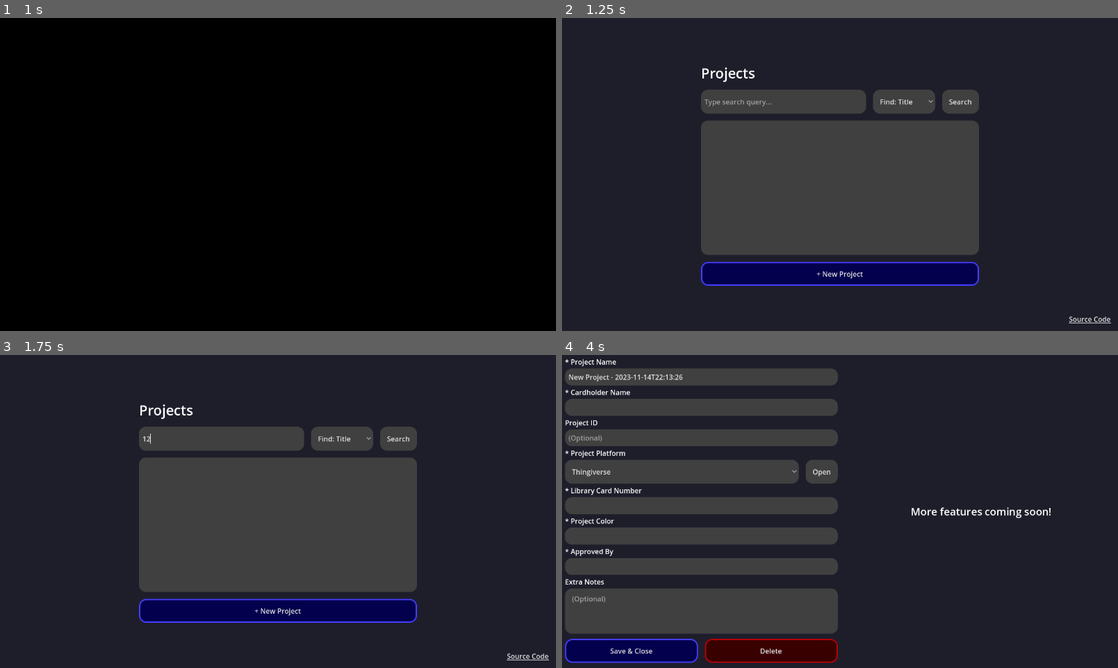
Above: before the commit, frames 1-4 (two rows, left to right).
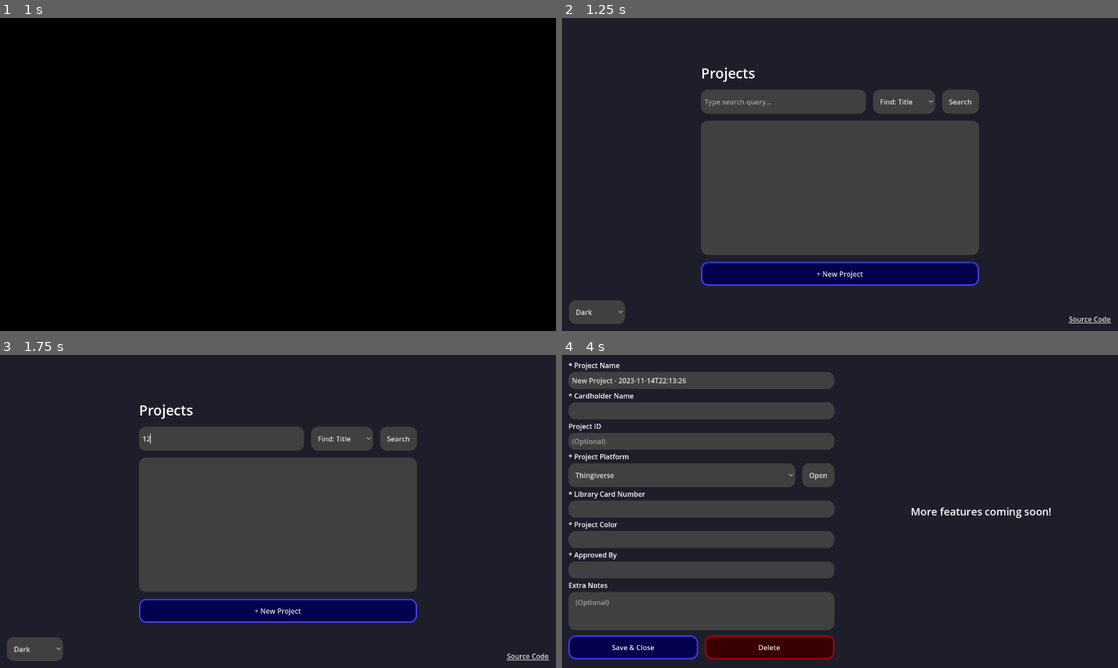
Above: after the commit, the same moments.

Repository: Laserology/Lbry-2
Game: Godot game, scene res://UI/Startup.tscn
Same seed, same stepped clock (60 frames per second), same inputs: the game is played once before the commit and once after it.
Inputs (mouse positions are in pixels of both pictures, inside the frame that each line leads up to):
- Up to frame 1 (1 s): no input
- Up to frame 2 (1.25 s): no input
- Up to frame 3 (1.75 s): click (166, 430) at 1.27 s; type "12" at 1.35 s
- Up to frame 4 (4 s): click "Search" at 2 s; click (589, 617) at 2.75 s, where only the run after the commit has a clickable "Dark"; click "+ New Project" at 3.5 s

Frame 1 is identical in both runs. In frame 2, 0.7% of the frame differs, in the area x 1-12%, y 90-98%; in frame 3, 0.7%; in frame 4, 12%, in the area x 0-50%, y 1-99%.

Commit message:
Theme support, Improved logic

Diff:
--- a/Scripts/Main.gd
+++ b/Scripts/Main.gd
@@ -1,11 +1,16 @@
 extends Control
 
 func _ready() -> void:
+	var ThemeIndex: int = Storage.DB.get_value(Constants.RESERVED_SECTION, Constants.THEME_SETTING, 0)
+	%ThemeSelector.ThemeSelected(ThemeIndex)
+	%ThemeSelector.select(ThemeIndex)
+
 	# Load projects into main view.
 	LoadProjects()
 	print("[main]: Loaded " + str(%ProjectList.item_count) + " projects from '" + Storage.SavePath + "'.")
 
 func SortProjects(Query: String, SortBy: Constants.SearchBy) -> void:
+	LoadProjects()
 	%ProjectList.clear()
 	Query = Query.to_lower()
 
@@ -42,6 +47,7 @@
 		%ProjectList.add_item(I)
 
 func SearchClicked() -> void:
+	LoadProjects()
 	%SearchButton.hide()
 	%ClearButton.show()
 	SortProjects(%SearchBox.text, %SortMode.selected)
@@ -53,5 +59,6 @@
 	LoadProjects()
 
 func _exit_tree() -> void:
+	%ProjectDetails.Close()
 	print("[main]: Tree is exiting...")
 	Storage.Unlock()
--- a/Scripts/ProjectDetails.gd
+++ b/Scripts/ProjectDetails.gd
@@ -34,6 +34,11 @@
 # Runs when the "Save & Close" button is pressed.
 func ProjectDetailsClose() -> void:
 	# Save new values to storage.
+	for N in Storage.GetProjectNames():
+		if %ProjectName.text == N && IsNewProject:
+			Dialog.ShowMessagePopup("Warning", "A project with this name already exists!", "Cancel")
+			return
+
 	if !%ProjectName.text.is_empty():
 		# Delete old entry if it was renamed.
 		#if OriginalSelection != %ProjectName.text && !OriginalSelection.is_empty():
@@ -52,11 +57,6 @@
 
 		# Save new details & Reload main menu.
 		Storage.Reload()
-
-	# Load projects into main view.
-	%ProjectList.clear()
-	for I in Storage.GetProjectNames():
-		%ProjectList.add_item(I)
 
 	if %CardNumber.text.is_empty():
 		Dialog.ShowMessagePopup("Alert", "You didn't enter any library card number!")
@@ -79,15 +79,14 @@
 
 # Ask user to confirm deletion.
 func DeletePressed() -> void:
+	if IsNewProject:
+		Close()
+		return
+
 	if ConfirmDelete:
 		print("[main]: Removing '" + %ProjectName.text + "'...")
 		Storage.DB.erase_section(%ProjectName.text)
 		Storage.DB.save(Storage.SavePath)
-
-		# Load projects into main view.
-		%ProjectList.clear()
-		for I in Storage.GetProjectNames():
-			%ProjectList.add_item(I)
 		Close()
 	else:
 		%Delete.text = "Press again to confirm"
@@ -111,6 +110,7 @@
 func Open() -> void:
 	# Slide to the project menu.
 	Animate.SlideTo(%ProjectDetails, Vector2(0, 0), 0.5)
+	%Main.LoadProjects()
 
 # Close project menu animation.
 func Close() -> void:
@@ -119,6 +119,7 @@
 	%Delete.text = "Delete"
 	ConfirmDelete = false
 	IsNewProject = false
+	%Main.LoadProjects()
 
 # Clears all fields in the project view.
 func Clear() -> void:
--- a/Scripts/Startup.gd
+++ b/Scripts/Startup.gd
@@ -11,8 +11,8 @@
 func PreLoad() -> void:
 	Storage.OpenDatabase()
 
+	get_window().borderless = false
 	get_window().size = Vector2i(1280, 720)
-	get_window().borderless = false
 	get_window().move_to_center()
 
 	# Switch to the main screen.
--- a/Scripts/Themes.gd
+++ b/Scripts/Themes.gd
@@ -1,7 +1,48 @@
-extends Node
+extends OptionButton
 
-var ColorTerracotta: Color = Color.from_string("#16030b", Color.BLACK)
-var ColorNormal: Color = Color.from_string("#1e1e2b", Color.BLACK)
+static var ColorTerracotta: Color = Color.from_string("#16030b", Color.BLACK)
+static var ColorNormal: Color = Color.from_string("#1e1e2b", Color.BLACK)
+static var ColorLight: Color = Color.WHITE
 
-func Apply(ThemeName: String) -> void:
-	pass
+# Runs when a new theme is selected in the dropdown.
+func ThemeSelected(Index) -> void:
+	print("[main] Setting new theme...")
+	var ReplacementA: Theme
+	var ReplacementD: Theme
+	var Replacement: Theme
+
+	match Index:
+		0:
+			%Main.color = ColorNormal
+			%ProjectDetails.color = ColorNormal
+			Replacement = preload("res://Assets/Common.tres")
+			ReplacementA = preload("res://Assets/ButtonAccept.tres")
+			ReplacementD = preload("res://Assets/ButtonReject.tres")
+		1:
+			%Main.color = ColorLight
+			%ProjectDetails.coThemeslor = ColorLight
+		2:
+			%Main.color = ColorTerracotta
+			%ProjectDetails.color = ColorTerracotta
+			Replacement = preload("res://Assets/Common Terracotta.tres")
+			ReplacementA = preload("res://Assets/ButtonAccept Terracotta.tres")
+			ReplacementD = preload("res://Assets/ButtonReject Terracotta.tres")
+		_: return
+
+	# Write theme settings to config file.
+	Storage.DB.set_value(Constants.RESERVED_SECTION, Constants.THEME_SETTING, Index)
+	Storage.Reload()
+
+	ApplyToAll(%Main.get_parent(), Replacement)
+	%NewProject.theme = ReplacementA
+	%Save.theme = ReplacementA
+	%Delete.theme = ReplacementD
+
+# Applies a selected theme to all controls in the scene. Internal use only.
+static func ApplyToAll(Target: Node, Value: Theme) -> void:
+	for N in Target.get_children():
+		if N.get_child_count() > 0:
+			ApplyToAll(N, Value)
+		else:
+			if N is Control:
+				N.theme = Value
--- a/Scripts/Constants.gd
+++ b/Scripts/Tools/Constants.gd
@@ -6,6 +6,7 @@
 # Special reserved section not to use.
 const RESERVED_SECTION = "LOADER_CONFIG_SECTION_DO_NOT_USE"
 const LOCK_CONST = "SOFTWARE_SECONDARY_OPEN_LOCK"
+const THEME_SETTING = "SOFTWARE_THEME_SETTING"
 
 # Common names for every listing.
 const CARD_HOLDER = "CardHolder"
--- a/Scripts/Storage.gd
+++ b/Scripts/Tools/Storage.gd
@@ -14,7 +14,6 @@
 	# Warn about & Unlock the database.
 	if IsLocked():
 		Dialog.ShowMessagePopup("Alert", "This database is either already open in another window, or the database is incorrect.\nYou can continue to use the program, but it is not recommended.", "Dismiss")
-		Unlock()
 	else:
 		Lock()
 
@@ -41,10 +40,10 @@
 # Unlock & Save the database - aka close.
 static func Unlock() -> void:
 	DB.erase_section_key(Constants.RESERVED_SECTION, Constants.LOCK_CONST)
-	DB.save(SavePath)
+	Reload()
 
 # Lock the database, which will trigger a warning if opened twice.
 static func Lock() -> void:
 	# Lock the software to prevent data issues.
 	DB.set_value(Constants.RESERVED_SECTION, Constants.LOCK_CONST, "LOCKED")
-	DB.save(SavePath)
+	Reload()
--- a/UI/Main.tscn
+++ b/UI/Main.tscn
@@ -1,9 +1,10 @@
-[gd_scene load_steps=12 format=3 uid="uid://b86yo2tp58162"]
+[gd_scene load_steps=13 format=3 uid="uid://b86yo2tp58162"]
 
 [ext_resource type="Script" uid="uid://dws03tpiyfevr" path="res://Scripts/Main.gd" id="1_edq8m"]
 [ext_resource type="Theme" uid="uid://b0tmnq5iqqibt" path="res://Assets/Common.tres" id="3_crsyg"]
 [ext_resource type="Theme" uid="uid://nrcq1sdpd77o" path="res://Assets/ButtonAccept.tres" id="3_r7jo0"]
 [ext_resource type="Script" uid="uid://dj3r83ajuowm5" path="res://Scripts/ProjectDetails.gd" id="3_ukeqo"]
+[ext_resource type="Script" uid="uid://2xi3gw7iu7nf" path="res://Scripts/Themes.gd" id="4_vgl0i"]
 [ext_resource type="Theme" uid="uid://7x44o681q4pk" path="res://Assets/ButtonReject.tres" id="5_r7jo0"]
 
 [sub_resource type="LabelSettings" id="LabelSettings_edq8m"]
@@ -124,13 +125,14 @@
 theme = ExtResource("3_crsyg")
 
 [node name="NewProject" type="Button" parent="Main/ProjectListGrid"]
+unique_name_in_owner = true
 layout_mode = 2
 focus_mode = 0
 theme = ExtResource("3_r7jo0")
 text = "+ New Project"
 expand_icon = true
 
-[node name="Margins" type="MarginContainer" parent="Main"]
+[node name="MarginsRight" type="MarginContainer" parent="Main"]
 layout_mode = 1
 anchors_preset = 3
 anchor_left = 1.0
@@ -146,10 +148,39 @@
 theme_override_constants/margin_right = 16
 theme_override_constants/margin_bottom = 16
 
-[node name="LinkButton" type="LinkButton" parent="Main/Margins"]
+[node name="LinkButton" type="LinkButton" parent="Main/MarginsRight"]
 layout_mode = 2
 text = "Source Code"
 uri = "https://github.com/Laserology/lbry-2/"
+
+[node name="MarginsLeft" type="MarginContainer" parent="Main"]
+layout_mode = 1
+anchors_preset = 2
+anchor_top = 1.0
+anchor_bottom = 1.0
+offset_top = -63.0
+offset_right = 145.0
+grow_vertical = 0
+theme_override_constants/margin_left = 16
+theme_override_constants/margin_top = 16
+theme_override_constants/margin_right = 16
+theme_override_constants/margin_bottom = 16
+
+[node name="ThemeSelector" type="OptionButton" parent="Main/MarginsLeft"]
+unique_name_in_owner = true
+layout_mode = 2
+focus_mode = 0
+theme = ExtResource("3_crsyg")
+selected = 0
+item_count = 3
+popup/item_0/text = "Dark"
+popup/item_0/id = 0
+popup/item_1/text = "Light"
+popup/item_1/id = 2
+popup/item_1/disabled = true
+popup/item_2/text = "Terracotta"
+popup/item_2/id = 1
+script = ExtResource("4_vgl0i")
 
 [node name="ProjectDetails" type="ColorRect" parent="."]
 unique_name_in_owner = true
@@ -169,38 +200,47 @@
 theme_override_constants/h_separation = 16
 columns = 2
 
-[node name="Inputs" type="GridContainer" parent="ProjectDetails/Halfs"]
-layout_mode = 2
-size_flags_horizontal = 3
-size_flags_vertical = 3
-
-[node name="Label" type="Label" parent="ProjectDetails/Halfs/Inputs"]
+[node name="MarginsInputs" type="MarginContainer" parent="ProjectDetails/Halfs"]
+layout_mode = 2
+size_flags_horizontal = 3
+size_flags_vertical = 3
+theme_override_constants/margin_left = 8
+theme_override_constants/margin_top = 8
+theme_override_constants/margin_right = 8
+theme_override_constants/margin_bottom = 8
+
+[node name="Inputs" type="GridContainer" parent="ProjectDetails/Halfs/MarginsInputs"]
+layout_mode = 2
+size_flags_horizontal = 3
+size_flags_vertical = 3
+
+[node name="Label" type="Label" parent="ProjectDetails/Halfs/MarginsInputs/Inputs"]
 layout_mode = 2
 text = "* Project Name"
 
-[node name="ProjectName" type="LineEdit" parent="ProjectDetails/Halfs/Inputs"]
+[node name="ProjectName" type="LineEdit" parent="ProjectDetails/Halfs/MarginsInputs/Inputs"]
 unique_name_in_owner = true
 layout_mode = 2
 size_flags_horizontal = 3
 focus_neighbor_bottom = NodePath("../Cardholder")
 theme = ExtResource("3_crsyg")
 
-[node name="Label2" type="Label" parent="ProjectDetails/Halfs/Inputs"]
+[node name="Label2" type="Label" parent="ProjectDetails/Halfs/MarginsInputs/Inputs"]
 layout_mode = 2
 text = "* Cardholder Name"
 
-[node name="Cardholder" type="LineEdit" parent="ProjectDetails/Halfs/Inputs"]
+[node name="Cardholder" type="LineEdit" parent="ProjectDetails/Halfs/MarginsInputs/Inputs"]
 unique_name_in_owner = true
 layout_mode = 2
 focus_neighbor_top = NodePath("../ProjectName")
 focus_neighbor_bottom = NodePath("../ProjectID")
 theme = ExtResource("3_crsyg")
 
-[node name="Label3" type="Label" parent="ProjectDetails/Halfs/Inputs"]
+[node name="Label3" type="Label" parent="ProjectDetails/Halfs/MarginsInputs/Inputs"]
 layout_mode = 2
 text = "Project ID"
 
-[node name="ProjectID" type="LineEdit" parent="ProjectDetails/Halfs/Inputs"]
+[node name="ProjectID" type="LineEdit" parent="ProjectDetails/Halfs/MarginsInputs/Inputs"]
 unique_name_in_owner = true
 layout_mode = 2
 focus_neighbor_top = NodePath("../Cardholder")
@@ -208,16 +248,16 @@
 theme = ExtResource("3_crsyg")
 placeholder_text = "(Optional)"
 
-[node name="Label4" type="Label" parent="ProjectDetails/Halfs/Inputs"]
+[node name="Label4" type="Label" parent="ProjectDetails/Halfs/MarginsInputs/Inputs"]
 layout_mode = 2
 text = "* Project Platform"
 
-[node name="GridContainer" type="GridContainer" parent="ProjectDetails/Halfs/Inputs"]
+[node name="GridContainer" type="GridContainer" parent="ProjectDetails/Halfs/MarginsInputs/Inputs"]
 layout_mode = 2
 theme_override_constants/h_separation = 16
 columns = 2
 
-[node name="Platform" type="OptionButton" parent="ProjectDetails/Halfs/Inputs/GridContainer"]
+[node name="Platform" type="OptionButton" parent="ProjectDetails/Halfs/MarginsInputs/Inputs/GridContainer"]
 unique_name_in_owner = true
 layout_mode = 2
 size_flags_horizontal = 3
@@ -234,7 +274,7 @@
 popup/item_2/text = "Custom"
 popup/item_2/id = 2
 
-[node name="Button" type="Button" parent="ProjectDetails/Halfs/Inputs/GridContainer"]
+[node name="Button" type="Button" parent="ProjectDetails/Halfs/MarginsInputs/Inputs/GridContainer"]
 layout_mode = 2
 focus_neighbor_left = NodePath("../Platform")
 focus_neighbor_bottom = NodePath("../../CardNumber")
@@ -242,45 +282,45 @@
 theme = ExtResource("3_crsyg")
 text = "Open"
 
-[node name="Label5" type="Label" parent="ProjectDetails/Halfs/Inputs"]
+[node name="Label5" type="Label" parent="ProjectDetails/Halfs/MarginsInputs/Inputs"]
 layout_mode = 2
 text = "* Library Card Number"
 
-[node name="CardNumber" type="LineEdit" parent="ProjectDetails/Halfs/Inputs"]
+[node name="CardNumber" type="LineEdit" parent="ProjectDetails/Halfs/MarginsInputs/Inputs"]
 unique_name_in_owner = true
 layout_mode = 2
 focus_neighbor_top = NodePath("../GridContainer/Button")
 focus_neighbor_bottom = NodePath("../ProjectColor")
 theme = ExtResource("3_crsyg")
 
-[node name="Label6" type="Label" parent="ProjectDetails/Halfs/Inputs"]
+[node name="Label6" type="Label" parent="ProjectDetails/Halfs/MarginsInputs/Inputs"]
 layout_mode = 2
 text = "* Project Color"
 
-[node name="ProjectColor" type="LineEdit" parent="ProjectDetails/Halfs/Inputs"]
+[node name="ProjectColor" type="LineEdit" parent="ProjectDetails/Halfs/MarginsInputs/Inputs"]
 unique_name_in_owner = true
 layout_mode = 2
 focus_neighbor_top = NodePath("../CardNumber")
 focus_neighbor_bottom = NodePath("../ApprovedBy")
 theme = ExtResource("3_crsyg")
 
-[node name="Label7" type="Label" parent="ProjectDetails/Halfs/Inputs"]
+[node name="Label7" type="Label" parent="ProjectDetails/Halfs/MarginsInputs/Inputs"]
 layout_mode = 2
 text = "* Approved By"
 
-[node name="ApprovedBy" type="LineEdit" parent="ProjectDetails/Halfs/Inputs"]
+[node name="ApprovedBy" type="LineEdit" parent="ProjectDetails/Halfs/MarginsInputs/Inputs"]
 unique_name_in_owner = true
 layout_mode = 2
 focus_neighbor_top = NodePath("../ProjectColor")
 focus_neighbor_bottom = NodePath("../MarginContainer/Buttons/Save")
 theme = ExtResource("3_crsyg")
 
-[node name="Label8" type="Label" parent="ProjectDetails/Halfs/Inputs"]
+[node name="Label8" type="Label" parent="ProjectDetails/Halfs/MarginsInputs/Inputs"]
 layout_mode = 2
 size_flags_horizontal = 3
 text = "Extra Notes"
 
-[node name="Notes" type="TextEdit" parent="ProjectDetails/Halfs/Inputs"]
+[node name="Notes" type="TextEdit" parent="ProjectDetails/Halfs/MarginsInputs/Inputs"]
 unique_name_in_owner = true
 layout_mode = 2
 size_flags_vertical = 3
@@ -288,18 +328,19 @@
 theme = ExtResource("3_crsyg")
 placeholder_text = "(Optional)"
 
-[node name="MarginContainer" type="MarginContainer" parent="ProjectDetails/Halfs/Inputs"]
+[node name="MarginContainer" type="MarginContainer" parent="ProjectDetails/Halfs/MarginsInputs/Inputs"]
 layout_mode = 2
 size_flags_horizontal = 3
 theme_override_constants/margin_top = 8
 theme_override_constants/margin_bottom = 8
 
-[node name="Buttons" type="GridContainer" parent="ProjectDetails/Halfs/Inputs/MarginContainer"]
+[node name="Buttons" type="GridContainer" parent="ProjectDetails/Halfs/MarginsInputs/Inputs/MarginContainer"]
 layout_mode = 2
 theme_override_constants/h_separation = 16
 columns = 2
 
-[node name="Save" type="Button" parent="ProjectDetails/Halfs/Inputs/MarginContainer/Buttons"]
+[node name="Save" type="Button" parent="ProjectDetails/Halfs/MarginsInputs/Inputs/MarginContainer/Buttons"]
+unique_name_in_owner = true
 layout_mode = 2
 size_flags_horizontal = 3
 size_flags_vertical = 3
@@ -310,7 +351,7 @@
 shortcut = SubResource("Shortcut_crsyg")
 text = "Save & Close"
 
-[node name="Delete" type="Button" parent="ProjectDetails/Halfs/Inputs/MarginContainer/Buttons"]
+[node name="Delete" type="Button" parent="ProjectDetails/Halfs/MarginsInputs/Inputs/MarginContainer/Buttons"]
 unique_name_in_owner = true
 layout_mode = 2
 size_flags_horizontal = 3
@@ -386,7 +427,8 @@
 [connection signal="pressed" from="Main/ProjectListGrid/SearchGrid/ClearButton" to="Main" method="ClearPressed"]
 [connection signal="item_selected" from="Main/ProjectListGrid/ProjectList" to="Main" method="ListItemselected"]
 [connection signal="pressed" from="Main/ProjectListGrid/NewProject" to="ProjectDetails" method="NewProject"]
-[connection signal="pressed" from="ProjectDetails/Halfs/Inputs/GridContainer/Button" to="ProjectDetails" method="OpenProjectPage"]
-[connection signal="editing_toggled" from="ProjectDetails/Halfs/Inputs/CardNumber" to="ProjectDetails" method="EditingToggled"]
-[connection signal="pressed" from="ProjectDetails/Halfs/Inputs/MarginContainer/Buttons/Save" to="ProjectDetails" method="ProjectDetailsClose"]
-[connection signal="pressed" from="ProjectDetails/Halfs/Inputs/MarginContainer/Buttons/Delete" to="ProjectDetails" method="DeletePressed"]
+[connection signal="item_selected" from="Main/MarginsLeft/ThemeSelector" to="Main/MarginsLeft/ThemeSelector" method="ThemeSelected"]
+[connection signal="pressed" from="ProjectDetails/Halfs/MarginsInputs/Inputs/GridContainer/Button" to="ProjectDetails" method="OpenProjectPage"]
+[connection signal="editing_toggled" from="ProjectDetails/Halfs/MarginsInputs/Inputs/CardNumber" to="ProjectDetails" method="EditingToggled"]
+[connection signal="pressed" from="ProjectDetails/Halfs/MarginsInputs/Inputs/MarginContainer/Buttons/Save" to="ProjectDetails" method="ProjectDetailsClose"]
+[connection signal="pressed" from="ProjectDetails/Halfs/MarginsInputs/Inputs/MarginContainer/Buttons/Delete" to="ProjectDetails" method="DeletePressed"]
Not shown, changed: Scripts/Themes.gd.uid
Renamed: Scripts/Animate.gd -> Scripts/Tools/Animate.gd
Renamed: Scripts/Animate.gd.uid -> Scripts/Tools/Animate.gd.uid
Renamed: Scripts/Constants.gd.uid -> Scripts/Tools/Constants.gd.uid
Renamed: Scripts/Dialog.gd -> Scripts/Tools/Dialog.gd
Renamed: Scripts/Dialog.gd.uid -> Scripts/Tools/Dialog.gd.uid
Renamed: Scripts/Storage.gd.uid -> Scripts/Tools/Storage.gd.uid
